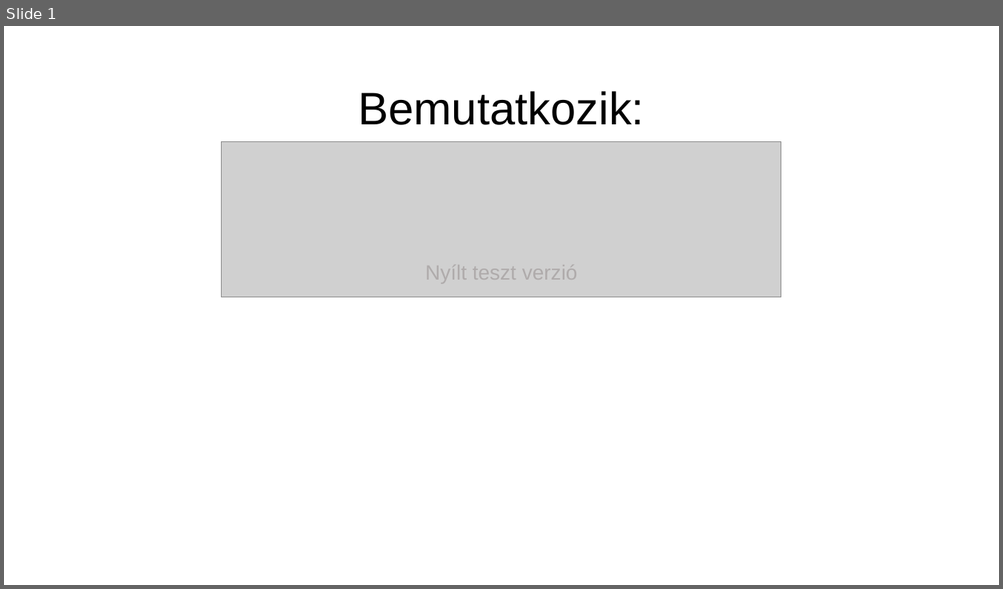
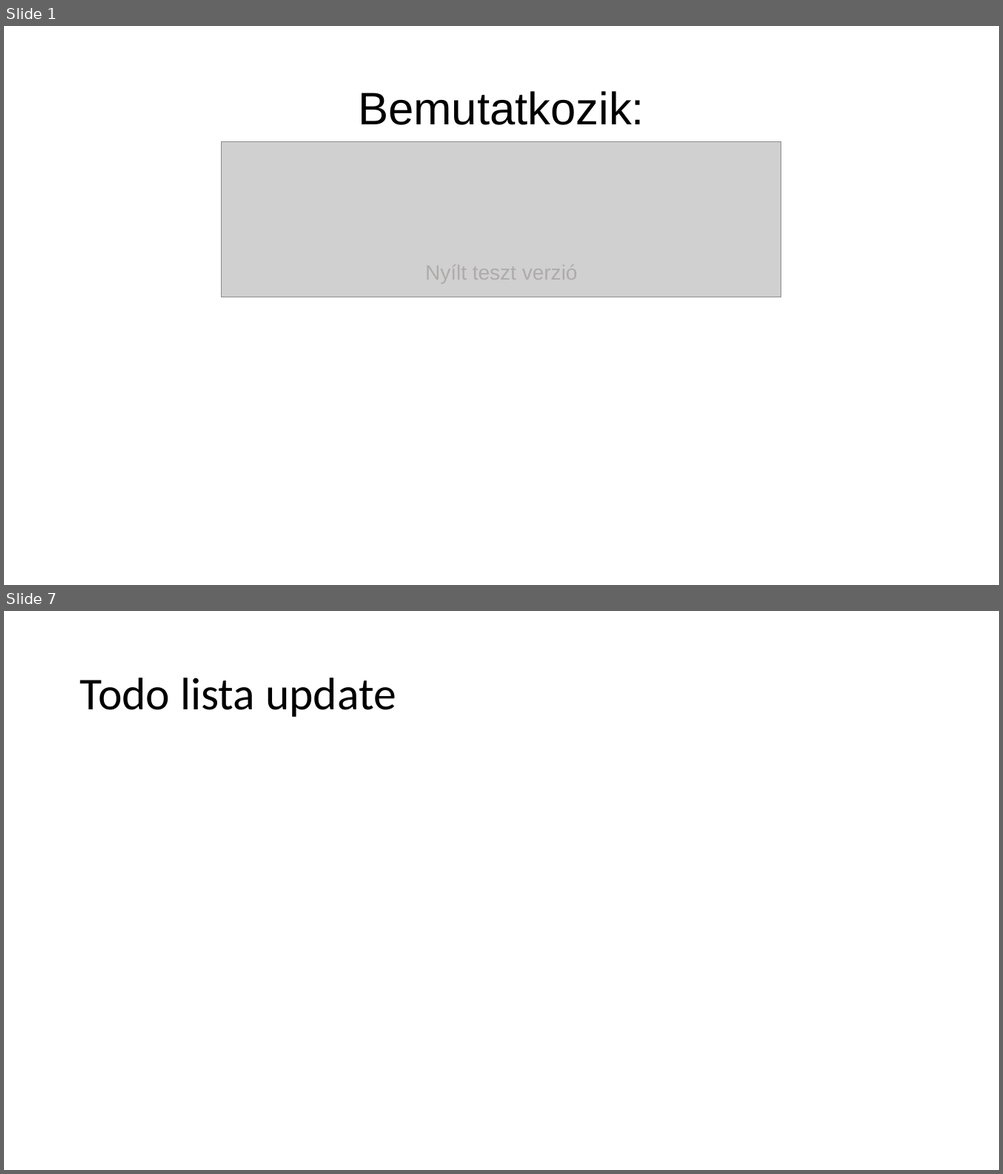
Before and after one commit to net0218game/ClassMate-HYPE, a slide deck: Images/banner/banner.pptx. Shown one above the other, each under a label of ours: slide 1 before the commit, slides 1 and 7 after it; the slides between them are not shown. The pictures are 1003x589 and 1003x1174 pixels, drawn with LibreOffice and Linux fonts; fonts in the diff are those of the drawing; grey boxes stand for pictures. Boxes give left, top, right and bottom in pixels: in the first picture for what was removed or moved away, otherwise in the second. Text is boxed around its words. In the diff, an @@ line names an element or a change of style, - is before the commit and + after.

```diff
--- a/Images/banner/banner.pptx
+++ b/Images/banner/banner.pptx
@@ slide 7 added at (4,611,999,1170), background #FFFFFF @@
@@ title added at (79,678,396,717), 44 pt, text #000000 @@
+Todo lista update
```
Also in this commit, not shown: 7 other slides added, 2 other files.
